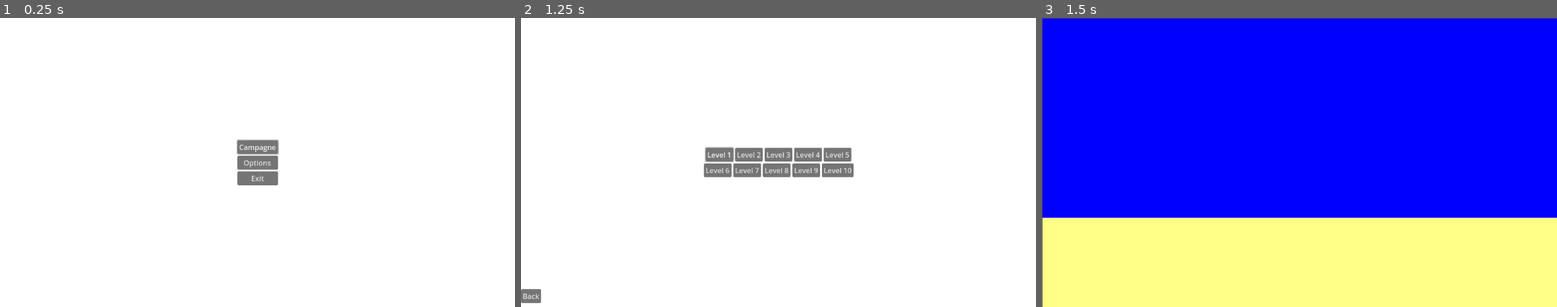
Above: before the commit, frames 1-3 (left to right).
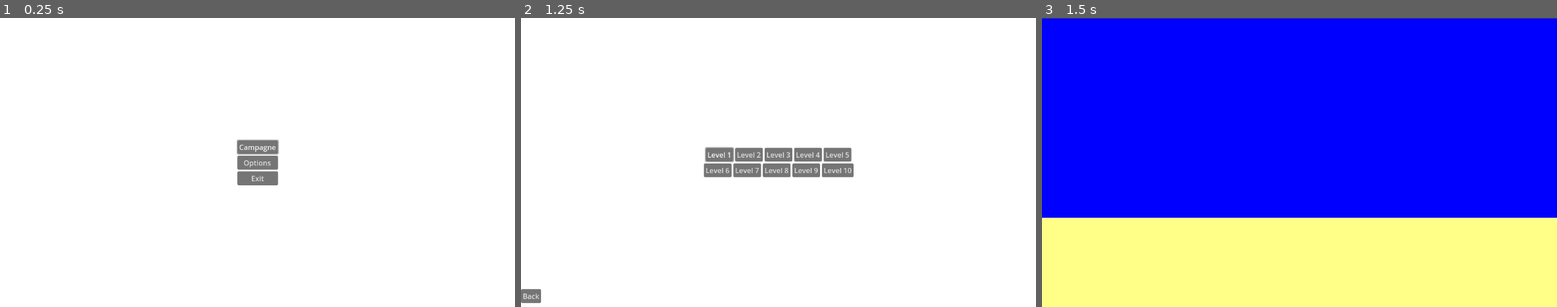
Above: after the commit, the same moments.

Repository: YannLeBezvoet/openGloryDays
Game: Godot game, scene res://scene/menu.tscn
The game is run twice, just before and just after one commit, with the same random seed, the same clock (stepped at 60 frames per second) and the same inputs.
Inputs:
- Up to frame 1 (0.25 s): no input
- Up to frame 2 (1.25 s): click "Campagne" at 0.5 s
- Up to frame 3 (1.5 s): click "Level 1" at 1.25 s

Frames 1-2 are identical in both runs. In frame 3, 0.1% of the frame differs, in the area x 0-1%, y 0-100%.

Commit message:
better parallaxe

Diff:
--- a/scene/parallaxe.tscn
+++ b/scene/parallaxe.tscn
@@ -12,14 +12,15 @@
 
 [node name="background" type="Sprite2D" parent="parallax background"]
 modulate = Color(0, 0, 1, 1)
-position = Vector2(577, 325)
+position = Vector2(-33.4999, 325)
+scale = Vector2(3.48524, 1)
 texture = SubResource("PlaceholderTexture2D_jeatp")
 
 [node name="parallax ground" type="Parallax2D" parent="."]
 scroll_offset = Vector2(405, 448)
 
 [node name="ColorRect" type="ColorRect" parent="parallax ground"]
-offset_left = -404.0
-offset_right = 748.0
+offset_left = -2446.0
+offset_right = 1569.0
 offset_bottom = 201.0
 color = Color(1, 1, 0.529412, 1)
